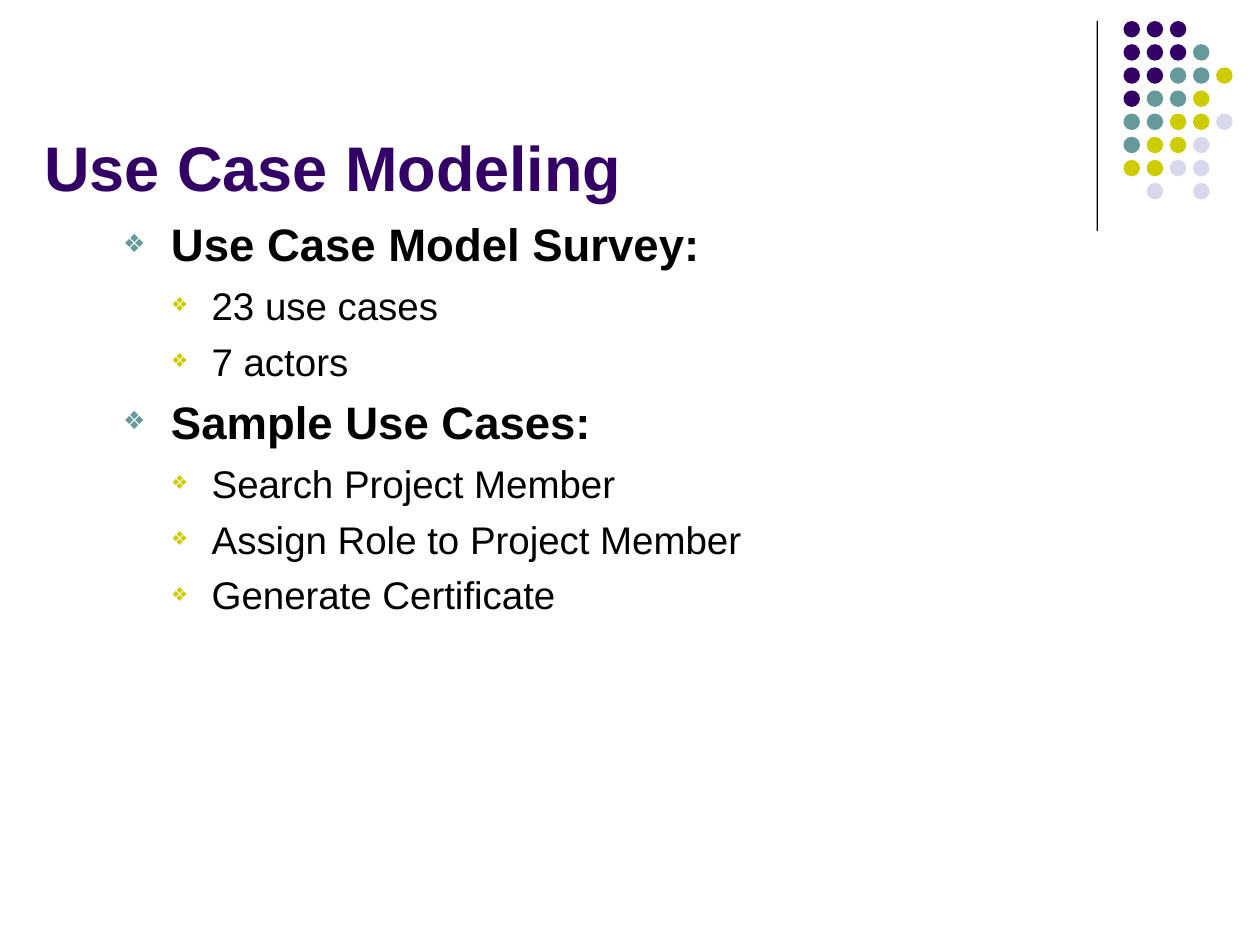
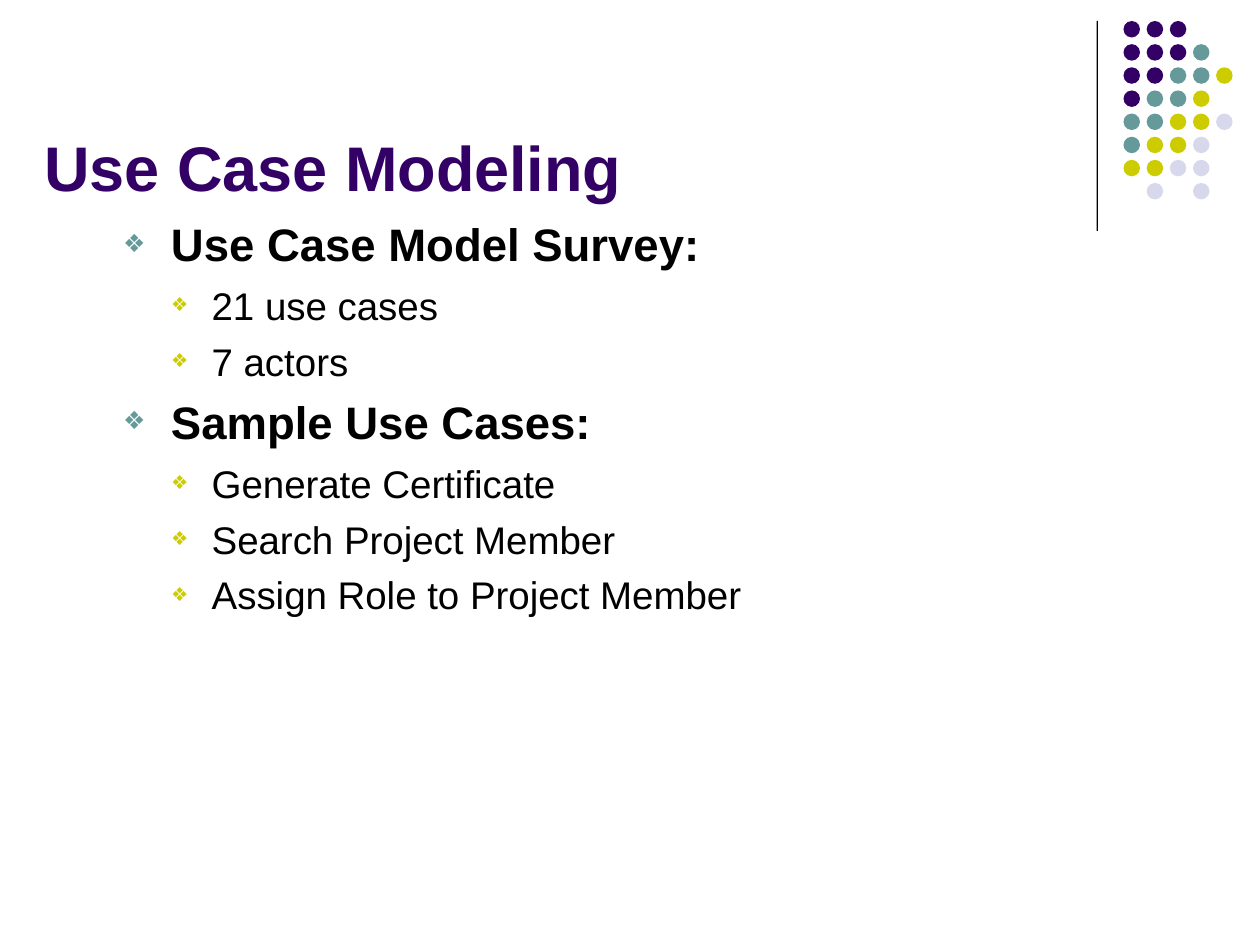
Before and after one commit to imireasa/mtech-se18-t08s, a slide deck: slide 5 of docs/W-9 Working Document/W-9.3 Presentation Slides/Phase 2/Submission/vms_presentation_2_v1.0.pptx. Drawn at 1260x945 pixels with LibreOffice and Linux fonts; fonts in the diff are those of the drawing. Boxes give left, top, right and bottom in pixels: in the first picture for what was removed or moved away, otherwise in the second. Text is boxed around its words. In the diff, an @@ line names an element or a change of style, - is before the commit and + after.

```diff
--- a/docs/W-9 Working Document/W-9.3 Presentation Slides/Phase 2/Submission/vms_presentation_2_v1.0.pptx
+++ b/docs/W-9 Working Document/W-9.3 Presentation Slides/Phase 2/Submission/vms_presentation_2_v1.0.pptx
@@ text at <box>212,293,438,321</box>: text changed @@
-    ❖ 23 use cases
+    ❖ 21 use cases
@@ text at <box>212,470,555,499</box>: paragraph added @@
+    ❖ Generate Certificate
@@ text at <box>212,581,555,610</box>: paragraph removed @@
-    ❖ Generate Certificate
```
Also in this commit, not shown: 4 other slides changed, 3 slides added, 1 slide removed.
